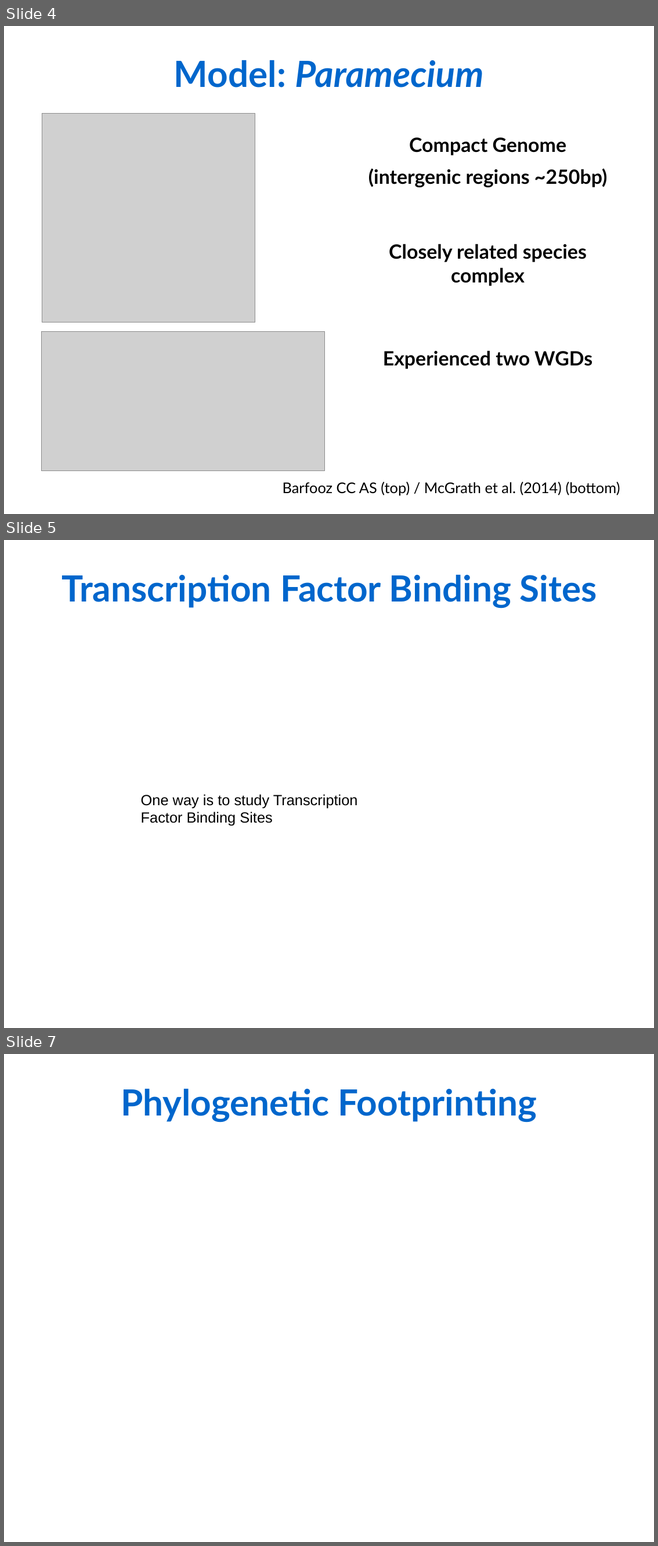
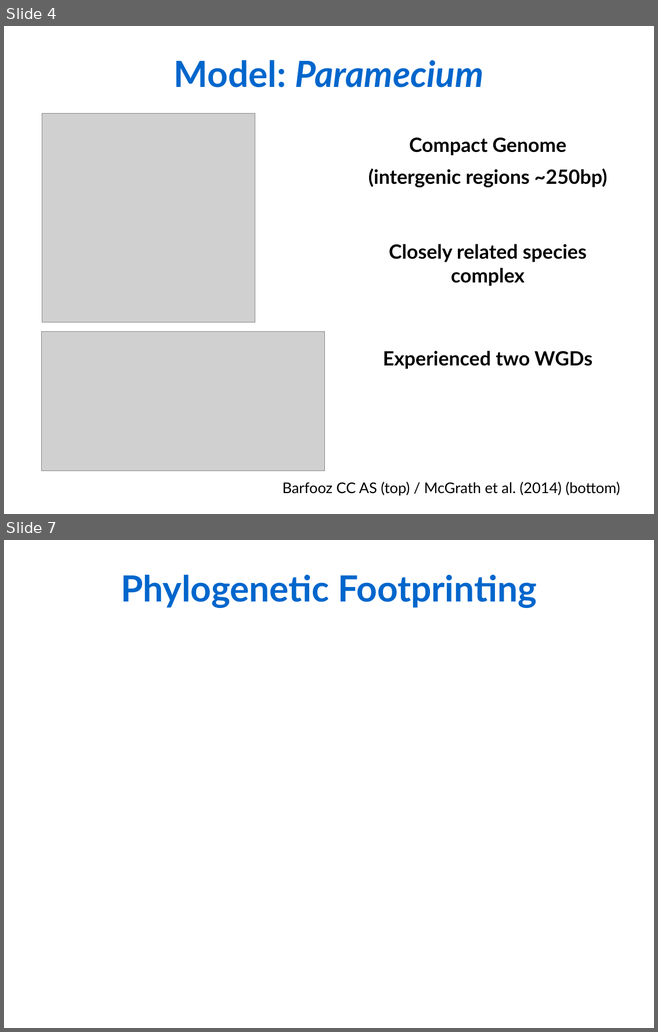
Before and after one commit to Rekyt/lynchlabpresentation2014, a slide deck: LabMeetingPresentation.odp. Shown one above the other, each under a label of ours: slides 4, 5 and 7 before the commit, slides 4 and 7 after it; the slides between them are not shown. The pictures are 658x1546 and 658x1032 pixels, drawn with LibreOffice and Linux fonts; fonts in the diff are those of the drawing; grey boxes stand for pictures. Boxes give left, top, right and bottom in pixels: in the first picture for what was removed or moved away, otherwise in the second. Text is boxed around its words. In the diff, an @@ line names an element or a change of style, - is before the commit and + after.

```diff
--- a/LabMeetingPresentation.odp
+++ b/LabMeetingPresentation.odp
@@ slide 5 removed at (4,540,654,1028), background #FFFFFF @@
@@ text removed at (61,575,597,608) @@
-Transcription Factor Binding Sites
@@ text removed at (141,794,358,826) @@
-One way is to study Transcription Factor Binding Sites
```
Also in this commit, not shown: 1 slide changed, 1 slide added, 1 other file.
